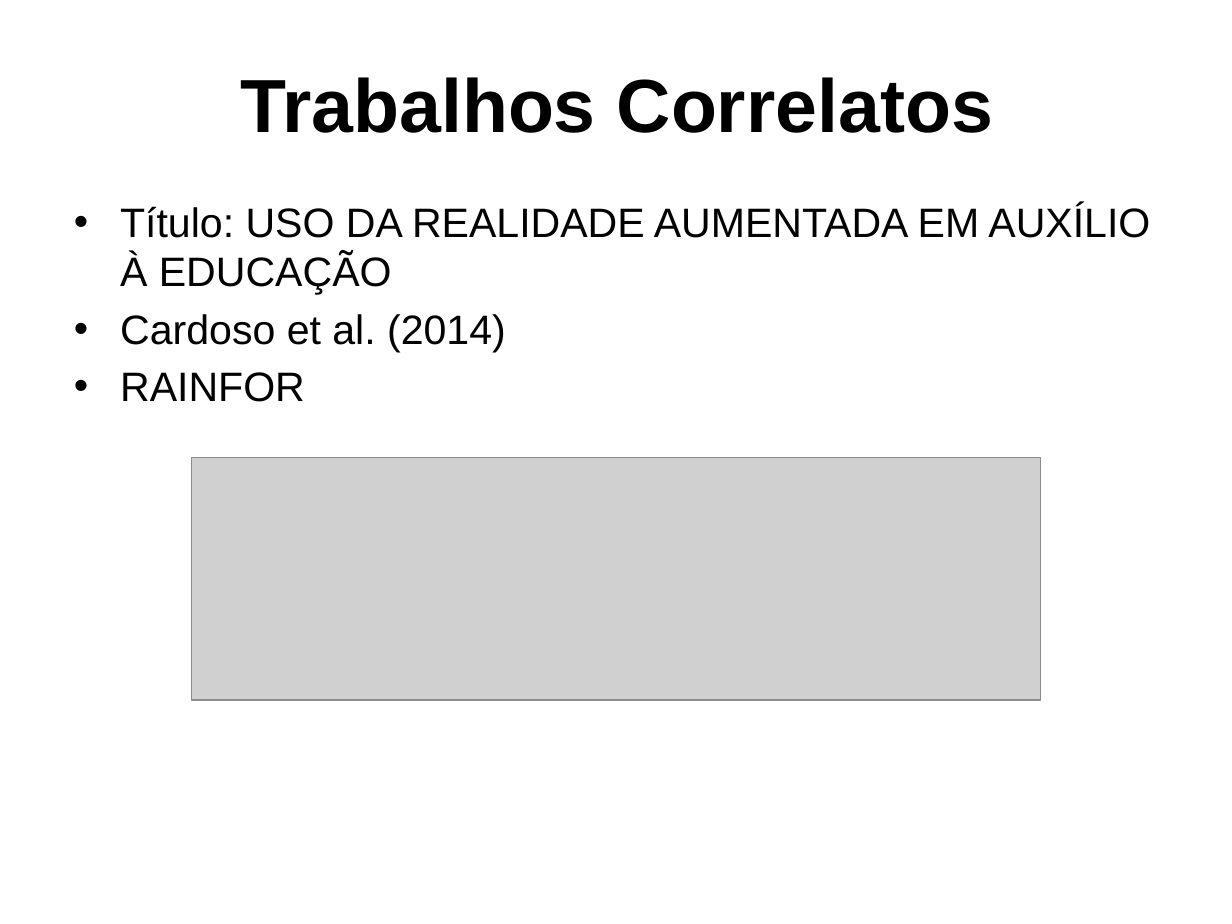
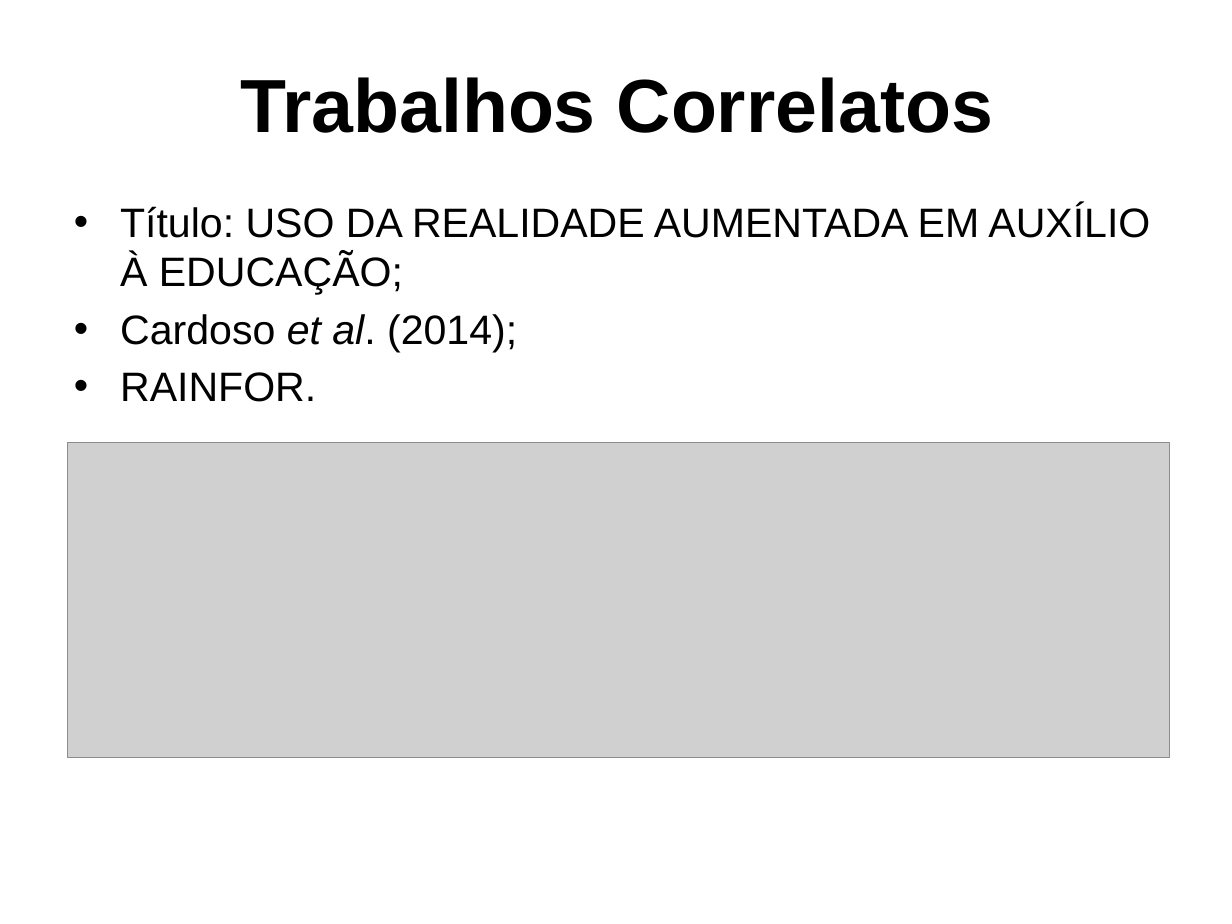
Before and after one commit to gcgfurb/tcc_JulioVicenteBrych, a slide deck: slide 7 of _julio/ApresentaçãoTCC-Julio_Vicente_Brych.pptx. Drawn at 1232x924 pixels with LibreOffice and Linux fonts; fonts in the diff are those of the drawing; grey boxes stand for pictures; background and template pictures are left out. Boxes give left, top, right and bottom in pixels: in the first picture for what was removed or moved away, otherwise in the second. Text is boxed around its words. In the diff, an @@ line names an element or a change of style, - is before the commit and + after.

```diff
--- a/_julio/ApresentaçãoTCC-Julio_Vicente_Brych.pptx
+++ b/_julio/ApresentaçãoTCC-Julio_Vicente_Brych.pptx
@@ text at (x1=120, y1=204, x2=1150, y2=402): text changed @@
-• Título: USO DA REALIDADE AUMENTADA EM AUXÍLIO À EDUCAÇÃO
-• Cardoso et al. (2014)
-• RAINFOR
+• Título: USO DA REALIDADE AUMENTADA EM AUXÍLIO À EDUCAÇÃO;
+• Cardoso et al. (2014);
+• RAINFOR.
@@ picture resized from (x1=191, y1=457, x2=1040, y2=700) to (x1=68, y1=442, x2=1169, y2=758) @@
```
Also in this commit, not shown: 18 other slides changed, 2 slides added.
